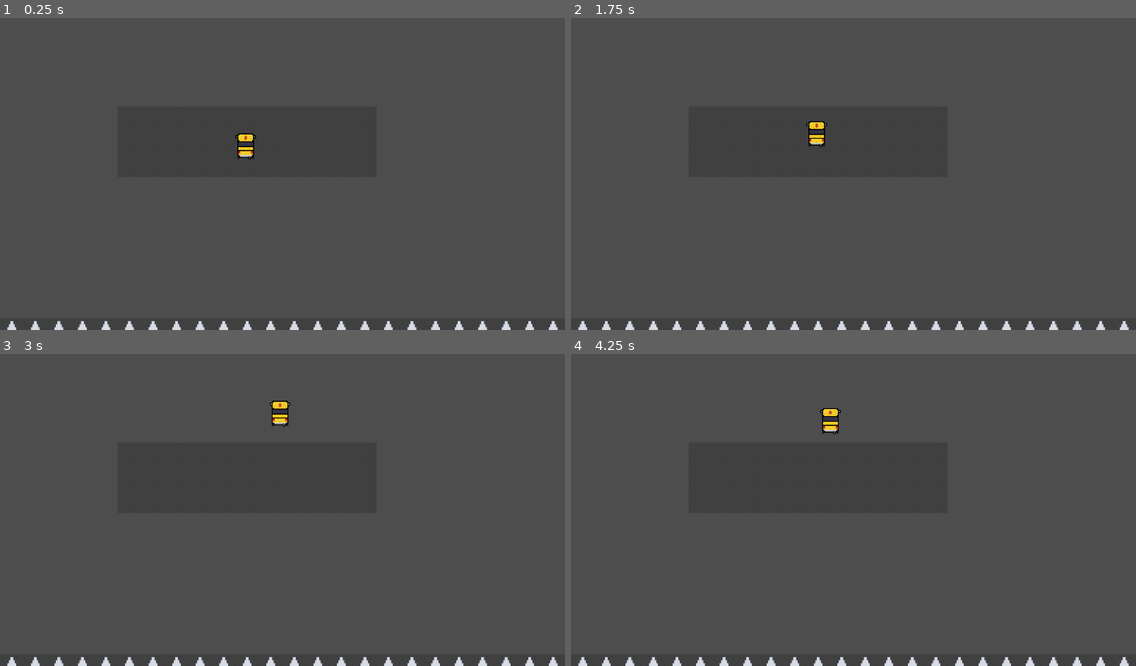
Above: before the commit, frames 1-4 (two rows, left to right).
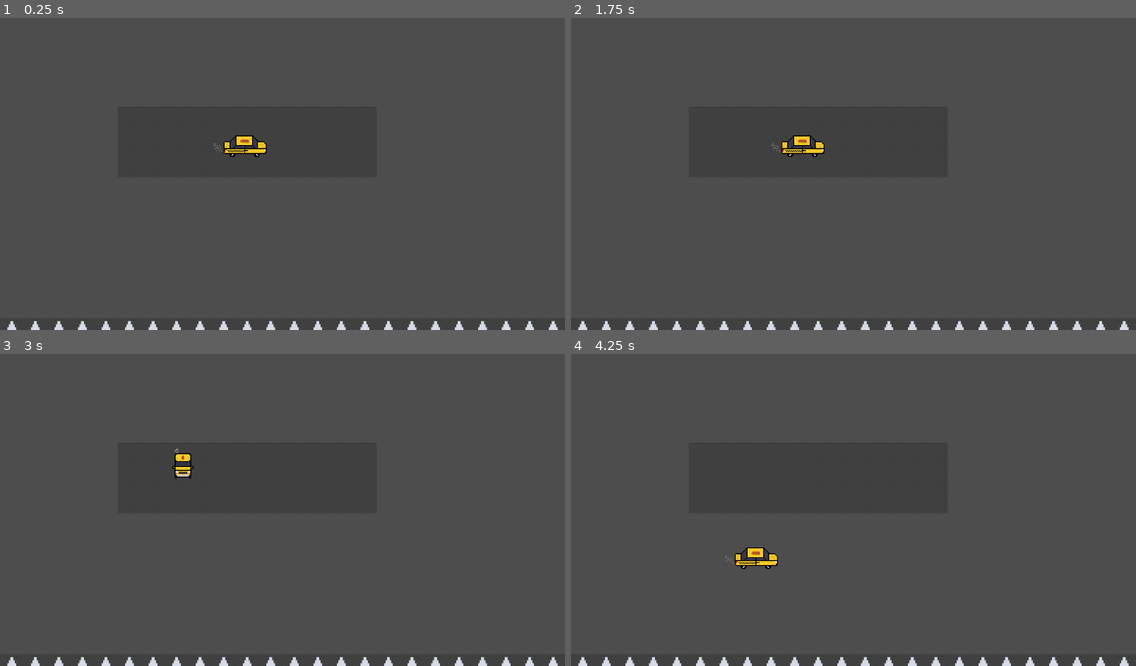
Above: after the commit, the same moments.

Repository: Ficli/IKT_projekt4
Game: Godot game, scene res://main.tscn
The game is run twice, just before and just after one commit, with the same random seed, the same clock (stepped at 60 frames per second) and the same inputs.
Inputs:
- Up to frame 1 (0.25 s): no input
- Up to frame 2 (1.75 s): hold D (Right) 0.53-1.28 s; tap Space (HandBreak, bound only after the commit) at 0.6, 1.35 s; hold S (Down) from 1.28 s (still down)
- Up to frame 3 (3 s): release S (Down) at 2.03 s; hold D (Right) 2.03-2.78 s; tap Space (HandBreak, bound only after the commit) at 2.1, 2.85 s; hold W (Up) from 2.78 s (still down)
- Up to frame 4 (4.25 s): release W (Up) at 3.53 s; hold A (Left) from 3.53 s (still down); tap Space (HandBreak, bound only after the commit) at 3.6 s

The runs differ from the first frame. In frame 1, 0.4% of the frame differs, in the area x 37-48%, y 36-46%; in frame 2, 0.5%; in frame 3, 0.4%; in frame 4, 0.6%, in the area x 27-48%, y 17-70%.

Commit message:
commit

Diff:
--- a/project.godot
+++ b/project.godot
@@ -46,6 +46,11 @@
 , Object(InputEventKey,"resource_local_to_scene":false,"resource_name":"","device":-1,"window_id":0,"alt_pressed":false,"shift_pressed":false,"ctrl_pressed":false,"meta_pressed":false,"pressed":false,"keycode":0,"physical_keycode":4194321,"key_label":0,"unicode":0,"echo":false,"script":null)
 ]
 }
+HandBreak={
+"deadzone": 0.5,
+"events": [Object(InputEventKey,"resource_local_to_scene":false,"resource_name":"","device":-1,"window_id":0,"alt_pressed":false,"shift_pressed":false,"ctrl_pressed":false,"meta_pressed":false,"pressed":false,"keycode":0,"physical_keycode":32,"key_label":0,"unicode":32,"echo":false,"script":null)
+]
+}
 
 [rendering]
 
--- a/scenes/taxi.gd
+++ b/scenes/taxi.gd
@@ -1,34 +1,74 @@
 extends CharacterBody2D
 @onready var sprite_2d = $Sprite2D
 
+
 func keyDown(key: String):
 	return Input.is_action_pressed(key)
+
 func toRad(deg: float):
 	return (PI / 180) * deg
-func toDeg(rad: float):
-	return (180 / PI) * rad
 
+func CircleRange(num):
+	if num < 0:
+		num = ceil(abs(num) / 360) * 360 + num
+	if num > 360:
+		num = (num / 360 - int(num / 360)) * 360
+	return num
+
+func setAnimation(deg):
+	var going_right = deg > 315 or deg < 45
+	var going_left = deg < 225 and deg > 135
+	var going_up = deg > 225 and deg < 315
+	var going_down = deg > 45 and deg < 135
+
+	if going_right:
+		sprite_2d.animation = "go_left"
+		sprite_2d.flip_h = true
+
+	if going_left:
+		sprite_2d.animation = "go_left"
+
+	if going_up:
+		sprite_2d.animation = "go_up"
+		sprite_2d.flip_h = false
+
+	if going_down:
+		sprite_2d.animation = "go_down"
+		sprite_2d.flip_h = false
 
 var angle = 0
-var turn = 2
+var turn = 2.5
 var MaxSpeed = 400
 var speed = 0
-var acceleration = MaxSpeed * 0.01
+var acceleration = MaxSpeed * 0.02
 var deceleration = MaxSpeed * 0.005
 
 func _physics_process(delta):
 
+	# x and y axis speed
 	var x = cos( toRad(angle) )
 	var y = sin( toRad(angle) )
 
+	# move forwards and backwards
 	if keyDown("Up"):
 		speed = move_toward(speed, MaxSpeed, acceleration)
-	if keyDown("Left"):
-		angle = move_toward(angle, angle - 45, turn)
-	if keyDown("Right"):
-		angle = move_toward(angle, angle + 45, turn)
 	if keyDown("Down"):
 		speed = move_toward(speed, -MaxSpeed / 2, acceleration)
+
+	# turn if the car is moving
+	if velocity.x != 0 or velocity.y != 0:
+		if keyDown("Left"):
+			angle = move_toward(angle, angle - 45, turn)
+		if keyDown("Right"):
+			angle = move_toward(angle, angle + 45, turn)
+
+	if keyDown("HandBreak"):
+		speed = move_toward(speed, 0, deceleration * 10)
+
+	# keep the angle between 0 and 360
+	if abs(angle) == 360: angle = 0
+
+	setAnimation(CircleRange(angle))
 
 	if !keyDown("Up") and !keyDown("Down"):
 		speed = move_toward(speed, 0, deceleration)
--- a/scenes/taxi.tscn
+++ b/scenes/taxi.tscn
@@ -21,26 +21,6 @@
 [sub_resource type="AtlasTexture" id="AtlasTexture_uf6ig"]
 atlas = ExtResource("1_utw5r")
 region = Rect2(320, 64, 64, 64)
-
-[sub_resource type="AtlasTexture" id="AtlasTexture_h5ohd"]
-atlas = ExtResource("1_utw5r")
-region = Rect2(64, 0, 64, 64)
-
-[sub_resource type="AtlasTexture" id="AtlasTexture_s7sf3"]
-atlas = ExtResource("1_utw5r")
-region = Rect2(128, 0, 64, 64)
-
-[sub_resource type="AtlasTexture" id="AtlasTexture_oac48"]
-atlas = ExtResource("1_utw5r")
-region = Rect2(192, 0, 64, 64)
-
-[sub_resource type="AtlasTexture" id="AtlasTexture_g81wu"]
-atlas = ExtResource("1_utw5r")
-region = Rect2(256, 0, 64, 64)
-
-[sub_resource type="AtlasTexture" id="AtlasTexture_a7uhx"]
-atlas = ExtResource("1_utw5r")
-region = Rect2(320, 0, 64, 64)
 
 [sub_resource type="AtlasTexture" id="AtlasTexture_vqj6u"]
 atlas = ExtResource("1_utw5r")
@@ -110,26 +90,6 @@
 }, {
 "frames": [{
 "duration": 1.0,
-"texture": SubResource("AtlasTexture_h5ohd")
-}, {
-"duration": 1.0,
-"texture": SubResource("AtlasTexture_s7sf3")
-}, {
-"duration": 1.0,
-"texture": SubResource("AtlasTexture_oac48")
-}, {
-"duration": 1.0,
-"texture": SubResource("AtlasTexture_g81wu")
-}, {
-"duration": 1.0,
-"texture": SubResource("AtlasTexture_a7uhx")
-}],
-"loop": true,
-"name": &"go_left",
-"speed": 10.0
-}, {
-"frames": [{
-"duration": 1.0,
 "texture": SubResource("AtlasTexture_vqj6u")
 }, {
 "duration": 1.0,
@@ -145,7 +105,7 @@
 "texture": SubResource("AtlasTexture_nuoec")
 }],
 "loop": true,
-"name": &"go_right",
+"name": &"go_left",
 "speed": 10.0
 }, {
 "frames": [{
@@ -186,8 +146,8 @@
 texture_filter = 1
 scale = Vector2(2, 2)
 sprite_frames = SubResource("SpriteFrames_6s3mu")
-animation = &"stand_up"
-frame_progress = 0.769423
+animation = &"go_left"
+autoplay = "go_left"
 
 [node name="CollisionShape2D" type="CollisionShape2D" parent="."]
 position = Vector2(0.5, 0)
Binary file changed: Assets/Taxi's/Default/Default_Taxi_Sprite.png
Not shown: 1 places in scenes/taxi.tscn that only renumber resources
